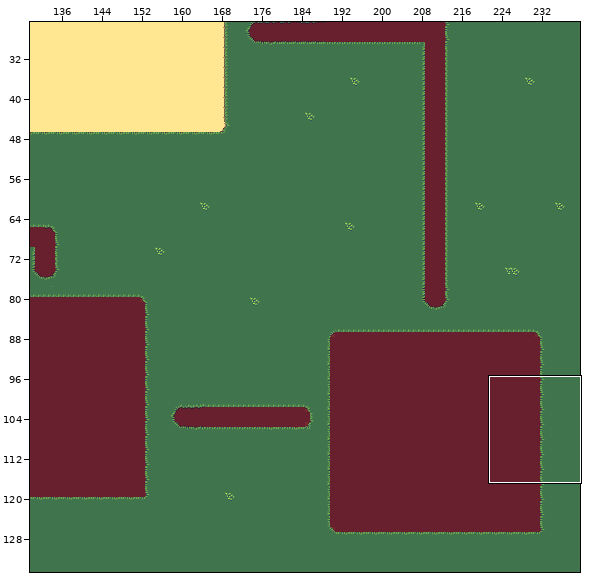
Two states of a Tiled map (JSON), assets/Tilemaps/bgmap2.json. The first picture is a wide view before the edit; the outline marks the close-up.
Close-up. Earlier state:
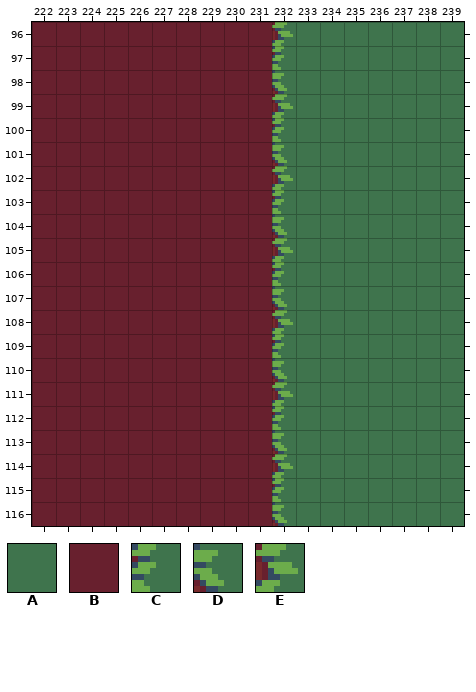
Cells are 8x8 px. Shown: x 222..239, y 96..116. The commit also changed other parts of the map, which this record leaves out.
Key: from "sheet": A 0, B 117, C 347, D 395, E 443.
_ is an empty cell.
Layer "Below" before, first column x 222:
 96 BBBBBBBBBBEAAAAAAA
 97 BBBBBBBBBBCAAAAAAA
 98 BBBBBBBBBBDAAAAAAA
 99 BBBBBBBBBBEAAAAAAA
100 BBBBBBBBBBCAAAAAAA
101 BBBBBBBBBBDAAAAAAA
102 BBBBBBBBBBEAAAAAAA
103 BBBBBBBBBBCAAAAAAA
104 BBBBBBBBBBDAAAAAAA
105 BBBBBBBBBBEAAAAAAA
106 BBBBBBBBBBCAAAAAAA
107 BBBBBBBBBBDAAAAAAA
108 BBBBBBBBBBEAAAAAAA
109 BBBBBBBBBBCAAAAAAA
110 BBBBBBBBBBDAAAAAAA
111 BBBBBBBBBBEAAAAAAA
112 BBBBBBBBBBCAAAAAAA
113 BBBBBBBBBBDAAAAAAA
114 BBBBBBBBBBEAAAAAAA
115 BBBBBBBBBBCAAAAAAA
116 BBBBBBBBBBDAAAAAAA
The result:
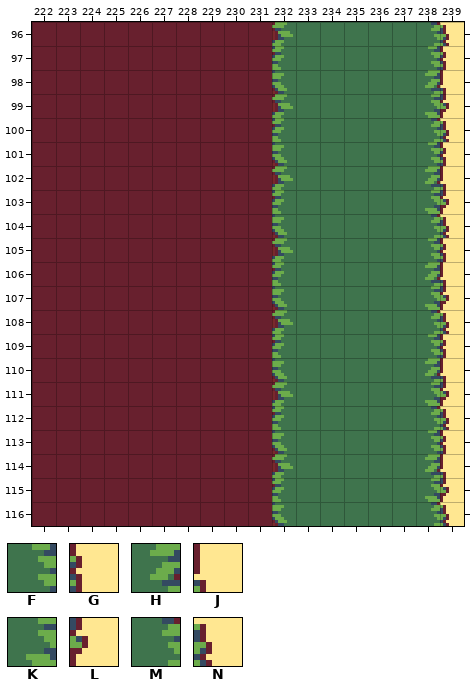
Further tiles: from "sheet": F 768, G 769, H 816, J 817, K 864, L 865, M 912, N 913.
Edits made:
Layer "Below":
Tile A gives way to tile F in row 97 at x 238; in row 101 at x 238; in row 105 at x 238; in row 109 at x 238; in row 113 at x 238.
Tile A gives way to tile G in row 97 at x 239; in row 101 at x 239; in row 105 at x 239; in row 109 at x 239; in row 113 at x 239.
Tile A gives way to tile H in row 98 at x 238; in row 102 at x 238; in row 106 at x 238; in row 110 at x 238; in row 114 at x 238.
Tile A gives way to tile J in row 98 at x 239; in row 102 at x 239; in row 106 at x 239; in row 110 at x 239; in row 114 at x 239.
Tile A gives way to tile K in row 99 at x 238; in row 103 at x 238; in row 107 at x 238; in row 111 at x 238; in row 115 at x 238.
Tile A gives way to tile L in row 99 at x 239; in row 103 at x 239; in row 107 at x 239; in row 111 at x 239; in row 115 at x 239.
Tile A gives way to tile M in row 96 at x 238; in row 100 at x 238; in row 104 at x 238; in row 108 at x 238; in row 112 at x 238; in row 116 at x 238.
Tile A gives way to tile N in row 96 at x 239; in row 100 at x 239; in row 104 at x 239; in row 108 at x 239; in row 112 at x 239; in row 116 at x 239.
